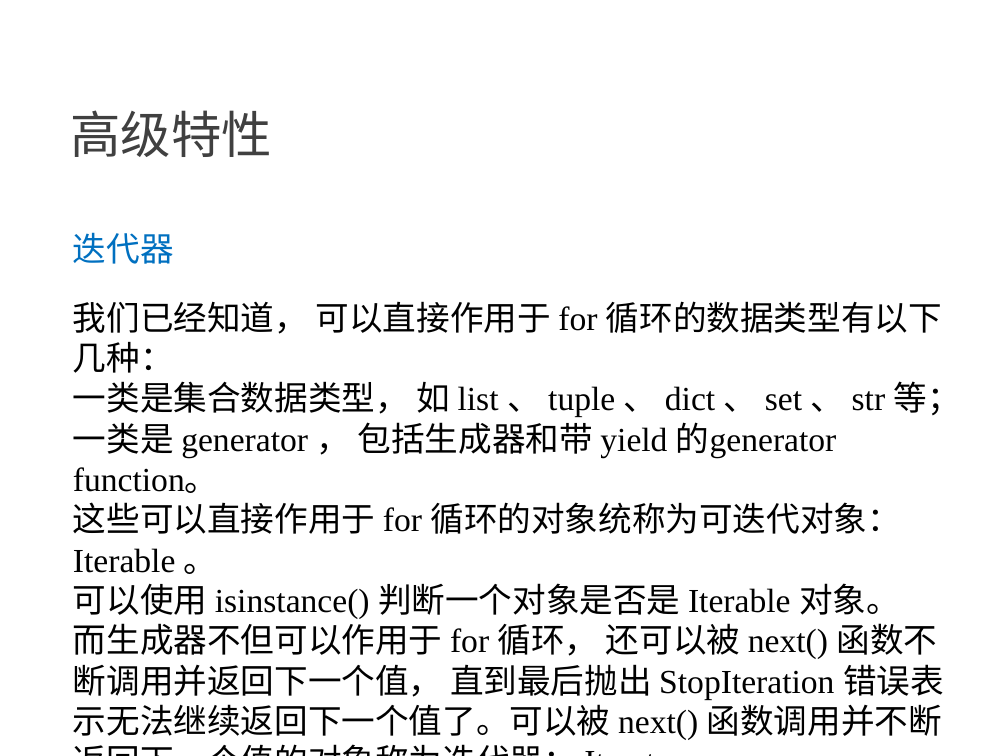
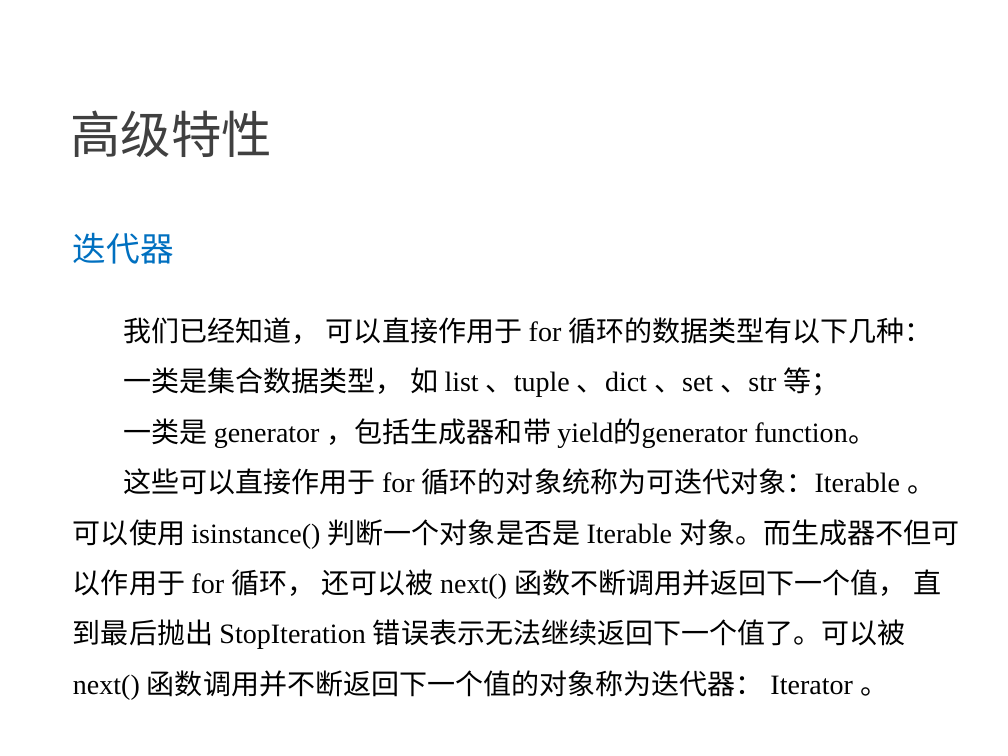
Before and after one commit to NewGr8Player/My-PPT, a slide deck: slide 10 of Python3/3.Python3-高级特性.pptx. Drawn at 1008x756 pixels with LibreOffice and Linux fonts; fonts in the diff are those of the drawing. Boxes give left, top, right and bottom in pixels: in the first picture for what was removed or moved away, otherwise in the second. Text is boxed around its words. In the diff, an @@ line names an element or a change of style, - is before the commit and + after.

```diff
--- a/Python3/3.Python3-高级特性.pptx
+++ b/Python3/3.Python3-高级特性.pptx
@@ text at (123,317,933,344): size 24 to 20 pt in "我们已经知道， 可以直接作用于 for 循环的数据类型有以下几种："; indent changed; line spacing 1 to 1.5 @@
@@ text at (73,367,959,699): text changed; size 24 to 20 pt @@
-一类是集合数据类型， 如 list 、 tuple 、 dict 、 set 、 str 等；
-一类是 generator ， 包括生成器和带 yield 的generator function。
-这些可以直接作用于 for 循环的对象统称为可迭代对象：Iterable 。
-可以使用 isinstance() 判断一个对象是否是 Iterable 对象。
-而生成器不但可以作用于 for 循环， 还可以被 next() 函数不断调用并返回下一个值， 直到最后抛出 StopIteration 错误表示无法继续返回下一个值了。可以被 next() 函数调用并不断返回下一个值的对象称为迭代器： Iterator 。
+一类是集合数据类型， 如 list 、tuple 、dict 、set 、str 等；
+一类是 generator ，包括生成器和带 yield的generator function。
+这些可以直接作用于 for 循环的对象统称为可迭代对象：Iterable 。可以使用 isinstance() 判断一个对象是否是 Iterable 对象。而生成器不但可以作用于 for 循环， 还可以被 next() 函数不断调用并返回下一个值， 直到最后抛出 StopIteration 错误表示无法继续返回下一个值了。可以被 next() 函数调用并不断返回下一个值的对象称为迭代器： Iterator 。
```
Also in this commit, not shown: 8 other slides changed, 5 other files.
